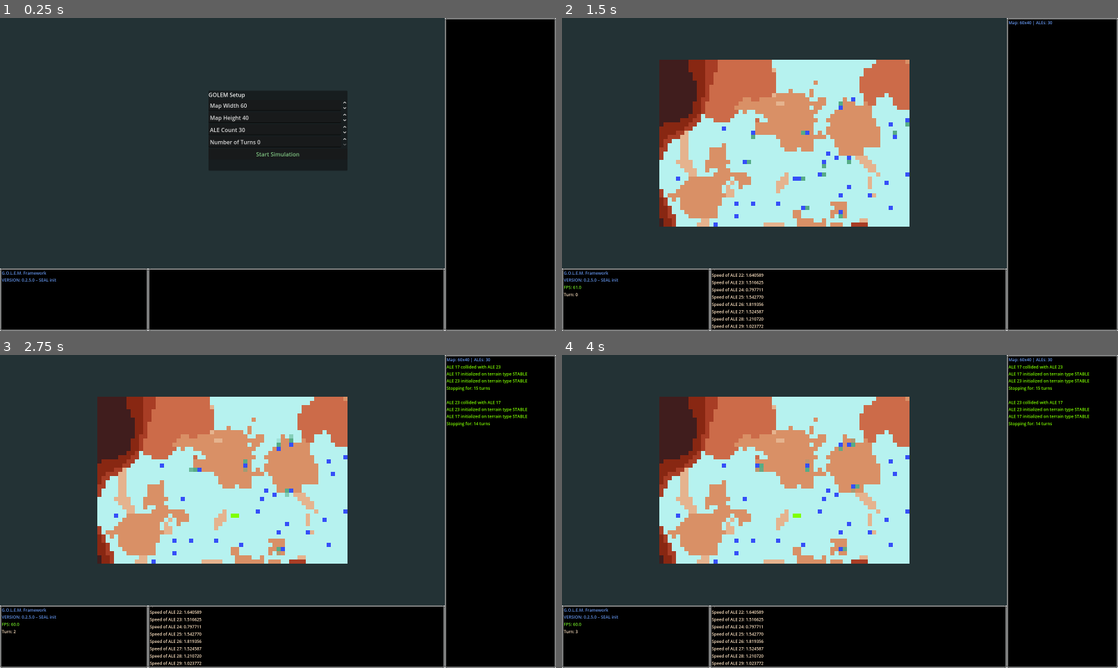
Above: before the commit, frames 1-4 (two rows, left to right).
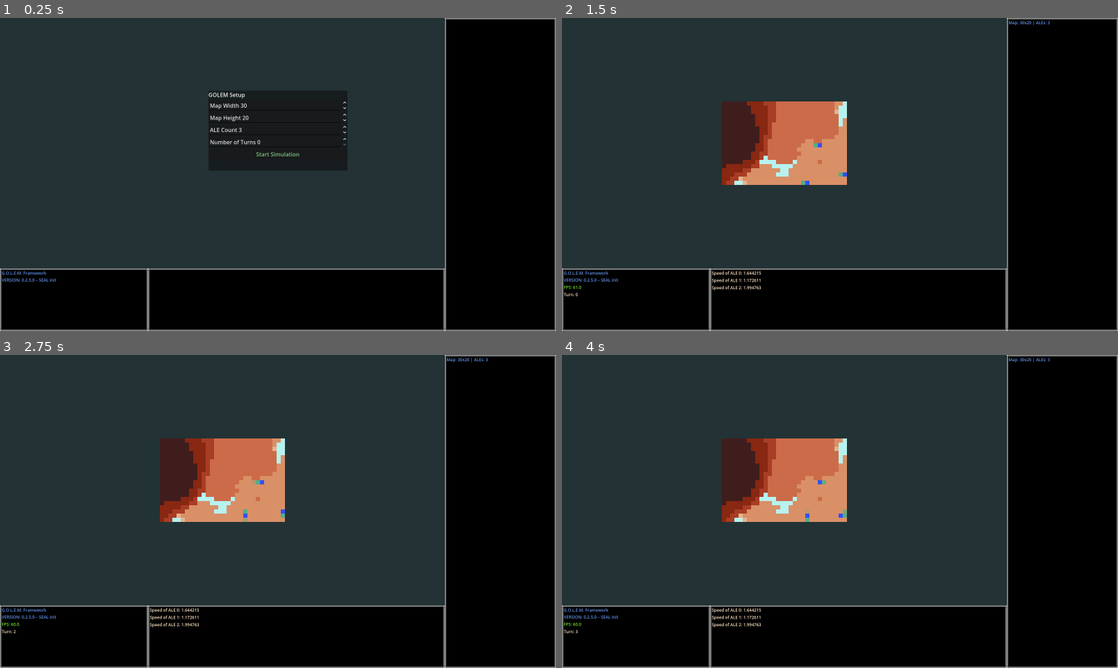
Above: after the commit, the same moments.

Repository: qgEyal/GOLEM_012
Game: Godot game, scene res://scenes/main.tscn
Two runs of this game, one before a commit and one after it. Both use one fixed random seed, a clock stepped at 60 frames per second and the inputs below.
Inputs (mouse positions are in pixels of both pictures, inside the frame that each line leads up to):
- Up to frame 1 (0.25 s): no input
- Up to frame 2 (1.5 s): click "Start Simulation" at 0.5 s; move the mouse to (962, 158) at 1.27 s; hold D (map_right) from 1.28 s (still down); hold T (change) from 1.28 s (still down); click (962, 158) at 1.42 s
- Up to frame 3 (2.75 s): move the mouse to (166, 527) at 2.02 s; release D (map_right) at 2.03 s; release T (change) at 2.03 s; hold S (map_down) from 2.03 s (still down); tap T (change) at 2.1 s
- Up to frame 4 (4 s): tap Enter at 2.75 s; move the mouse to (895, 442) at 2.77 s; release S (map_down) at 2.78 s; hold D (map_right) 2.78-3.53 s; hold G (toggle_grid) 2.78-3.53 s; tap T (change) at 3.05, 3.6 s; move the mouse to (812, 574) at 3.52 s; hold W (map_up) from 3.53 s (still down); click (812, 574) at 3.67 s

The runs differ from the first frame. In frame 1, less than 0.1% of the frame differs, in the area x 43-45%, y 27-37%; in frame 2, 24%; in frame 3, 25%, in the area x 17-95%, y 0-100%; in frame 4, 25%.

Commit message:
First pass at INIT archetypes

Diff:
--- a/project.godot
+++ b/project.godot
@@ -19,6 +19,7 @@
 
 SignalBus="*res://scripts/utlities/signal_bus.gd"
 SessionManager="*res://scripts/utlities/session_manager.gd"
+InitConfig="res://scripts/config/init_config.gd"
 
 [display]
 
--- a/scenes/main.tscn
+++ b/scenes/main.tscn
@@ -76,7 +76,9 @@
 
 [node name="Main" type="Node2D" parent="InterfaceRoot/MainHContainer/MainVContainer/SubViewportContainer/SubViewport"]
 script = ExtResource("1_ye3fh")
-ale_count = 30
+world_width = 30
+world_height = 20
+ale_count = 3
 ale_color = Color(0.209178, 0.308133, 0.974444, 1)
 trail_color = Color(0.337546, 0.675264, 0.527272, 1)
 trail_duration = 1.5
--- /dev/null
+++ b/scripts/config/init_config.gd
@@ -0,0 +1,83 @@
+# init_config.gd
+# Handles INIT role assignment for GOLEM ALEs via Dirichlet sampling
+
+extends Node
+# because it's autoloaded, can't use the classname
+# change if assigned at runtime via preload()
+class_name InitConfig
+
+# ─── Roguelike role‑assignment parameters ───
+const TEAMS: PackedStringArray = ["Pathfinders", "Lorekeepers", "Heralds", "Wardens"]
+
+const TEAM_ALPHA: Dictionary = {
+	"Pathfinders": 1.0,
+	"Lorekeepers": 1.0,
+	"Heralds": 1.0,
+	"Wardens": 1.0
+}
+
+const ARCHETYPE_ALPHA: Dictionary = {
+	"Pathfinders": {"Scout": 1.0, "Explorer": 1.0},
+	"Lorekeepers": {"Archivist": 1.0, "Scribe": 1.0},
+	"Heralds": {"Courier": 1.0, "Glyphweaver": 1.0},
+	"Wardens": {"Sentinel": 1.0, "Alchemist": 1.0}
+}
+
+const ARCHETYPE_COMMAND_BIAS: Dictionary = {
+	"Scout": "MOVE",
+	"Explorer": "MOVE",
+	"Archivist": "MEM",
+	"Scribe": "MEM",
+	"Courier": "COMM",
+	"Glyphweaver": "COMM",
+	"Sentinel": "SENSE",
+	"Alchemist": "PROC"
+}
+
+# ─── Assigns a team, archetype, and command bias atomically ───
+static func assign_init_role() -> Dictionary:
+	var result: Dictionary = {
+		"team":      "",
+		"archetype": "",
+		"command":   ""
+	}
+
+	# 1) Sample each team's weight via Γ(α,1) ≈ pow(randf(), 1/α)
+	var team_weights: Dictionary = {}
+	var team_sum: float       = 0.0
+	for team_name in TEAMS:
+		var alpha_val: float    = TEAM_ALPHA[team_name]
+		var sample_val: float   = pow(randf(), 1.0 / alpha_val)
+		team_weights[team_name]  = sample_val
+		team_sum                += sample_val
+
+	# 2) Pick one team proportionally
+	var pick: float        = randf() * team_sum
+	var cumulative: float  = 0.0
+	for team_name in TEAMS:
+		cumulative += team_weights[team_name]
+		if pick <= cumulative:
+			result["team"] = team_name
+			break
+
+	# 3) Sample archetype within the chosen team
+	var arch_weights: Dictionary = {}
+	var arch_sum: float         = 0.0
+	for arch_name in ARCHETYPE_ALPHA[result["team"]].keys():
+		var alpha_val2: float   = ARCHETYPE_ALPHA[result["team"]][arch_name]
+		var sample2: float      = pow(randf(), 1.0 / alpha_val2)
+		arch_weights[arch_name] = sample2
+		arch_sum               += sample2
+
+	pick       = randf() * arch_sum
+	cumulative = 0.0
+	for arch_name in arch_weights.keys():
+		cumulative += arch_weights[arch_name]
+		if pick <= cumulative:
+			result["archetype"] = arch_name
+			break
+
+	# 4) Map chosen archetype to core‑command bias
+	result["command"] = ARCHETYPE_COMMAND_BIAS[result["archetype"]]
+
+	return result
--- a/scripts/entities/ale.gd
+++ b/scripts/entities/ale.gd
@@ -8,7 +8,12 @@
 
 @export var definition : ALEdefinition : set = set_definition   # injected by manager
 @onready var main : Main
-@onready var map  : Map
+@onready var map : Map
+
+var assigned_team : String
+var assigned_archetype : String
+
+
 
 '''
 PHASE WORKFLOWS
@@ -54,9 +59,6 @@
 
 var seal_symbol : SEALSymbol
 var ale_id : int = -1
-
-
-
 
 
 # ───────────────────────────────── INITIALIZATION
@@ -333,6 +335,24 @@
 	terrain_id = map.map_data[grid_pos].terrain_type # get terrain id number
 	initial_terrain_name = map.get_terrain_name(terrain_id)
 
+	# ─── Delegate role‑assignment to config module ───
+	'''
+	When using a singleton(autoload)
+	#var init_conf = preload("res://scripts/config/init_config.gd")
+	#var init_data : Dictionary = init_conf.assign_init_role()
+	'''
+
+	var init_data: Dictionary = InitConfig.assign_init_role()
+	assigned_team = init_data["team"]
+	assigned_archetype = init_data["archetype"]
+	assigned_command = init_data["command"]
+
+	# Debug
+	print("ALE %d → Team %s, Archetype %s, Command %s"
+		  % [ale_id, assigned_team, assigned_archetype, assigned_command])
+	# ─── End role‑assignment ───
+
+
 	_has_initialized = true
 
 func _handle_sense() -> void:
@@ -343,10 +363,6 @@
 	# TODO: process sensed data
 	pass
 
-
-
-
-
 # ───────────────────────────────── TRAILS
 func leave_trail(prev_pos : Vector2i) -> void:
 	if not map or prev_pos == Vector2i.ZERO or not map.is_in_bounds(prev_pos):
@@ -357,7 +373,4 @@
 
 	var adjusted := trail_color
 	adjusted.a = 1.0
-	map.trail_manager.add_trail(prev_pos,
-								adjusted,
-								main.trail_duration,
-								main.trail_fade)
+	map.trail_manager.add_trail(prev_pos, adjusted,	main.trail_duration, main.trail_fade)
--- a/scripts/resources/ale_definition.gd
+++ b/scripts/resources/ale_definition.gd
@@ -9,7 +9,7 @@
 @export var seal_grid_size : int : set = _set_grid_size
 
 @export var core_instructions : PackedStringArray = [
-	"INIT", "SENSE","PROC", "MOVE", "COMM", "STORE", "EVOLVE"
+	"INIT", "SENSE","PROC", "MEM", "MOVE", "COMM", "EVOLVE"
 ]
 
 @export var symbol_id      : int   = 0
--- a/scripts/seal/seal_symbol.gd
+++ b/scripts/seal/seal_symbol.gd
@@ -22,6 +22,7 @@
 @export var pattern_bits    : PackedByteArray   # raw unique-rows as bits
 ## Lazily-updated cache of the packed 16-bit value used for RGBA encoding
 var _cached_gb : int = -1
+
 
 func _set_grid_size(v:int) -> void:
 	grid_size = clamp(v, 3, 8)
@@ -104,3 +105,22 @@
 	var bit  := randi_range(0, grid_size - 1)
 	pattern_bits[idx] ^= 1 << bit
 	_cached_gb = -1
+
+### ── ADD at bottom of seal_symbol.gd ────────────────────────
+
+## We reserve the two high bits of G channel for role info:
+##   bits 7‑6 -> team_id  (0‑3)
+##   bit  5   -> archetype_id (0 = first, 1 = second)
+static func create_role_symbol(mirror_id:int, grid:int, team_id:int, arch_id:int) -> SEALSymbol:
+	var s := SEALSymbol.new()
+	s.mirror_id = mirror_id
+	s.grid_size = grid
+	s.payload_r = 0   # free
+	s.payload_g = (team_id << 6) | (arch_id << 5)
+	s.payload_b = 0
+	return s
+
+static func extract_role(sym: SEALSymbol) -> Dictionary:
+	var team_id: int = int((sym.payload_g >> 6) & 0b11)
+	var arch_id: int = int((sym.payload_g >> 5) & 0b1)
+	return {"team_id": team_id, "arch_id": arch_id}
Not shown, added: scripts/config/init_config.gd.uid
